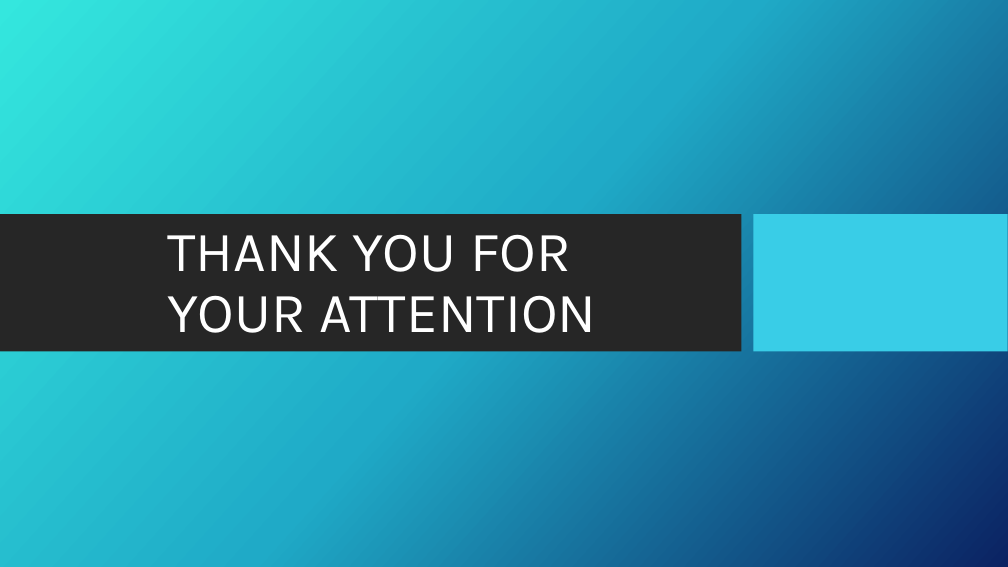
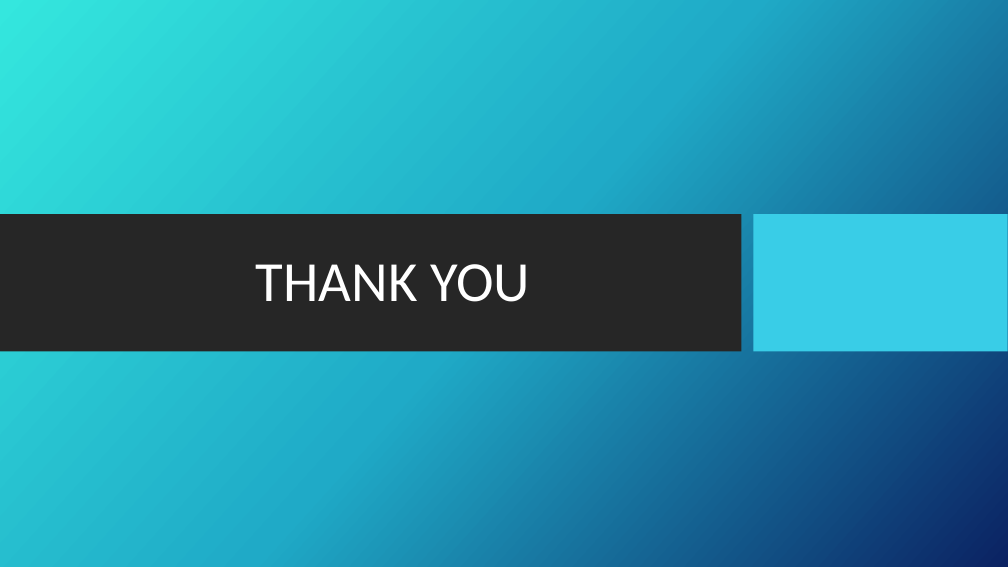
Before and after one commit to DangerX7/PalletScanAndPrint, a slide deck: slide 9 of Pallet Scan and Print Project Presentation.pptx (slide 7 before the commit). Drawn at 1008x567 pixels with LibreOffice and Linux fonts; fonts in the diff are those of the drawing; background and template pictures are left out. Boxes give left, top, right and bottom in pixels: in the first picture for what was removed or moved away, otherwise in the second. Text is boxed around its words. In the diff, an @@ line names an element or a change of style, - is before the commit and + after.

```diff
--- a/Pallet Scan and Print Project Presentation.pptx
+++ b/Pallet Scan and Print Project Presentation.pptx
@@ title "THANK YOU" at <box>256,264,530,302</box>: vertical alignment bottom to middle @@
@@ title at <box>256,264,530,302</box>: text changed; font Karla to Calibri @@
-THANK YOU FOR YOUR ATTENTION
+THANK YOU
```
Also in this commit, not shown: 6 other slides changed, 2 slides added.
